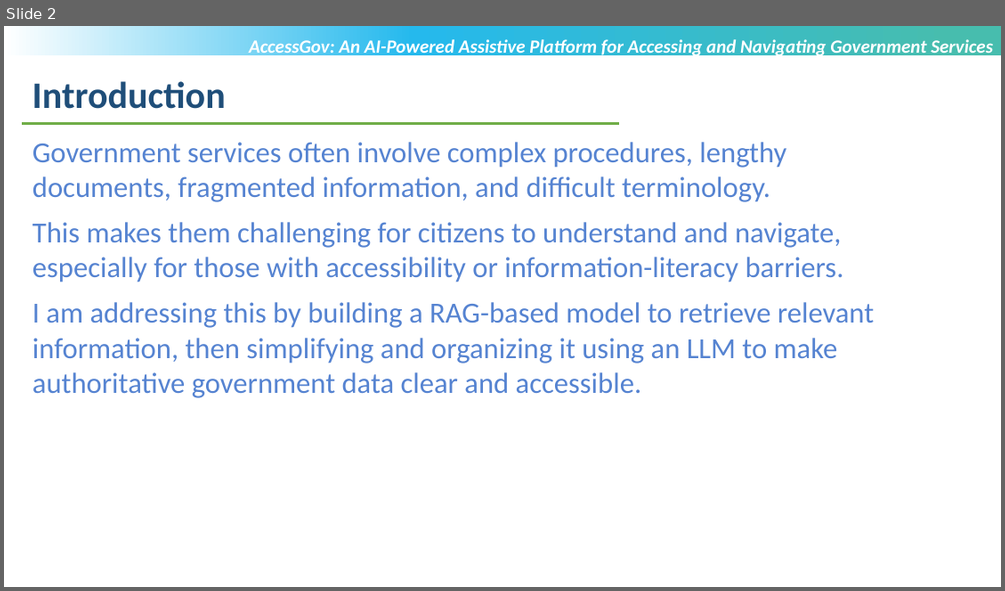
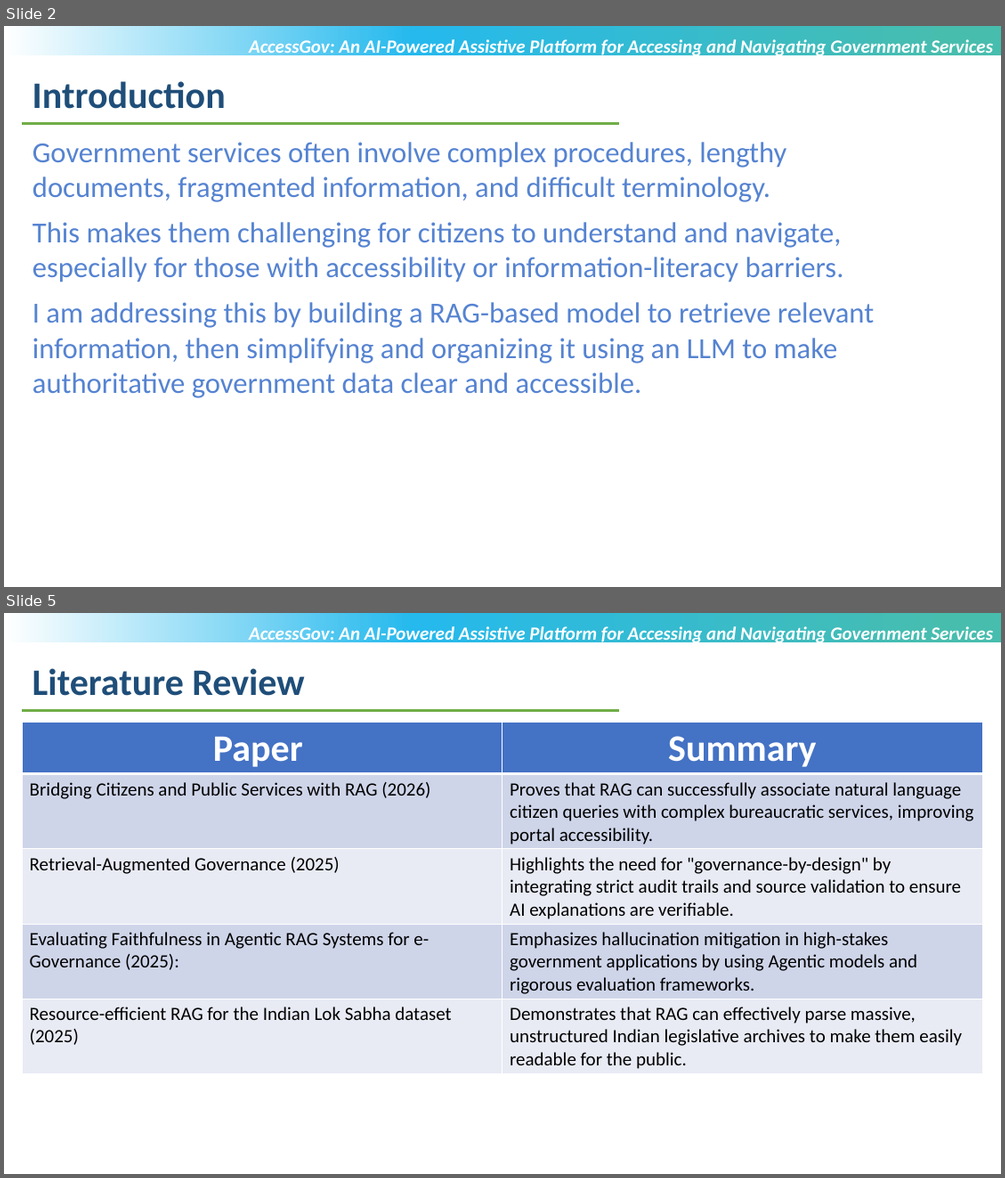
Before and after one commit to MehtaRahi/AccessGov, a slide deck: T9998_VIT-Chennai_Rahi_Sanxipt_Mehta_Review1.pptx. Shown one above the other, each under a label of ours: slide 2 before the commit, slides 2 and 5 after it; the slides between them are not shown. The pictures are 1005x591 and 1005x1178 pixels, drawn with LibreOffice and Linux fonts; fonts in the diff are those of the drawing; background and template pictures are left out. Boxes give left, top, right and bottom in pixels: in the first picture for what was removed or moved away, otherwise in the second. Text is boxed around its words. In the diff, an @@ line names an element or a change of style, - is before the commit and + after.

```diff
--- a/T9998_VIT-Chennai_Rahi_Sanxipt_Mehta_Review1.pptx
+++ b/T9998_VIT-Chennai_Rahi_Sanxipt_Mehta_Review1.pptx
@@ slide 5 added at box(4, 613, 1001, 1174), background #FFFFFF; not listed: 1 template element that a slide beside it also shows @@
@@ text added at box(249, 626, 993, 645), 18 pt, text #FFFFFF, bold, italic @@
+AccessGov: An AI-Powered Assistive Platform for Accessing and Navigating Government Services
@@ text added at box(32, 668, 304, 696), 36 pt, text #1F4E79, bold @@
+Literature Review
@@ line added from (22, 710) to (619, 710), #70AD47 2.25 pt @@
@@ table added at box(22, 722, 982, 1073), 5 rows, 2 columns @@
+Paper | Summary
+Bridging Citizens and Public Services with RAG (2026) | Proves that RAG can successfully associate natural language citizen queries with complex bureaucratic services, improving portal accessibility.
+Retrieval-Augmented Governance (2025) | Highlights the need for "governance-by-design" by integrating strict audit trails and source validation to ensure AI explanations are verifiable.
+Evaluating Faithfulness in Agentic RAG Systems for e-Governance (2025): | Emphasizes hallucination mitigation in high-stakes government applications by using Agentic models and rigorous evaluation frameworks.
+Resource-efficient RAG for the Indian Lok Sabha dataset (2025) | Demonstrates that RAG can effectively parse massive, unstructured Indian legislative archives to make them easily readable for the public.
```
Also in this commit, not shown: 5 slides changed, 2 other slides added, 2 slides removed, 2 other files.
